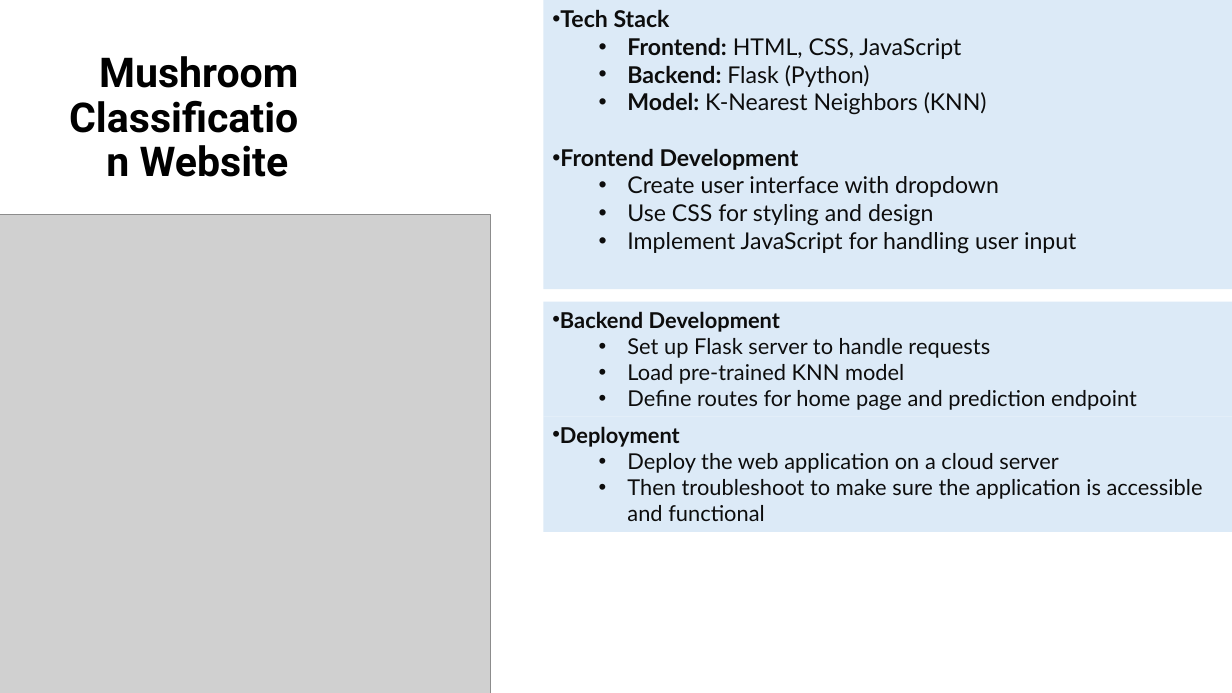
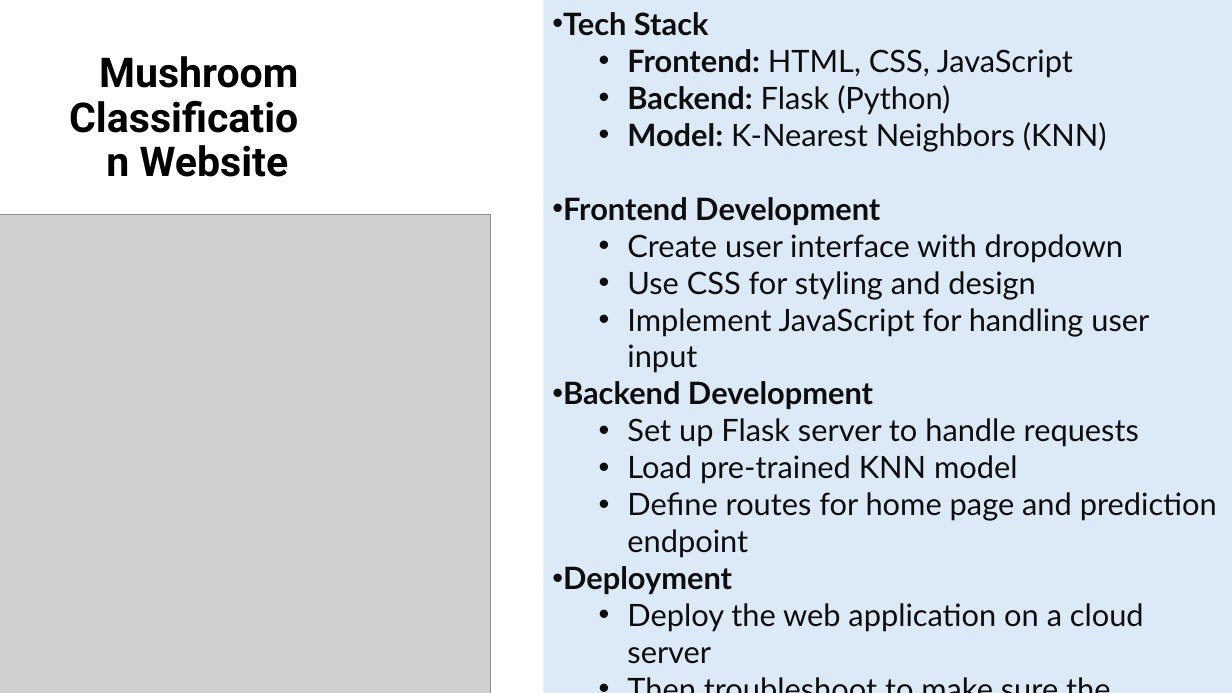
Before and after one commit to mjhihi/project4_team1, a slide deck: slide 9 of Mushroom Classification.pptx. Drawn at 1232x693 pixels with LibreOffice and Linux fonts; fonts in the diff are those of the drawing; grey boxes stand for pictures. Boxes give left, top, right and bottom in pixels: in the first picture for what was removed or moved away, otherwise in the second. Text is boxed around its words. In the diff, an @@ line names an element or a change of style, - is before the commit and + after.

Commit message:
pptx update

```diff
--- a/Mushroom Classification.pptx
+++ b/Mushroom Classification.pptx
@@ rectangle "Tech Stack": place and size @@
-rectangle "Tech Stack" at bbox=[543, 301, 1232, 417]
+rectangle "Tech Stack" at bbox=[543, 0, 1232, 693]
@@ rectangle removed at bbox=[543, 0, 1232, 289] @@
-• Tech Stack
-  • Frontend: HTML, CSS, JavaScript
-  • Backend: Flask (Python)
-  • Model: K-Nearest Neighbors (KNN)
-• Frontend Development
-  • Create user interface with dropdown
-  • Use CSS for styling and design
-  • Implement JavaScript for handling user input
@@ text in rectangle at bbox=[563, 12, 1149, 373]: paragraphs added @@
+• Tech Stack
+  • Frontend: HTML, CSS, JavaScript
+  • Backend: Flask (Python)
+  • Model: K-Nearest Neighbors (KNN)
+• Frontend Development
+  • Create user interface with dropdown
+  • Use CSS for styling and design
+  • Implement JavaScript for handling user input
@@ text in rectangle at bbox=[563, 381, 1217, 558]: size 17 to 24 pt in "Backend Development", "Set up Flask server to handle requests", "Load pre-trained KNN model", "Define routes for home page and prediction ..." @@
@@ rectangle removed at bbox=[543, 417, 1232, 532] @@
-• Deployment
-  • Deploy the web application on a cloud server
-  • Then troubleshoot to make sure the application is accessible and functional
@@ text in rectangle at bbox=[563, 566, 1144, 664]: paragraphs added @@
+• Deployment
+  • Deploy the web application on a cloud server
+  • Then troubleshoot to make sure the application is accessible and functional
```
